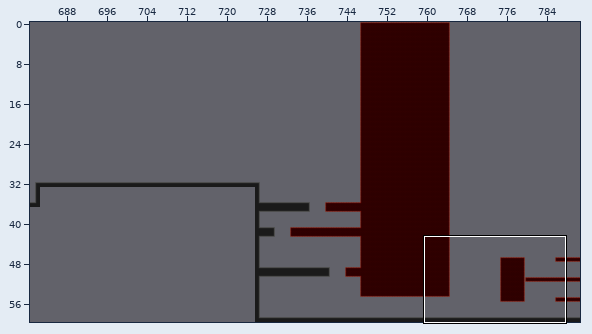
Two versions of a level (Tiled map, Maps/level4_01.tmx). Above: a wide view before the commit, with the close-up outlined.
Close-up. The starting point:
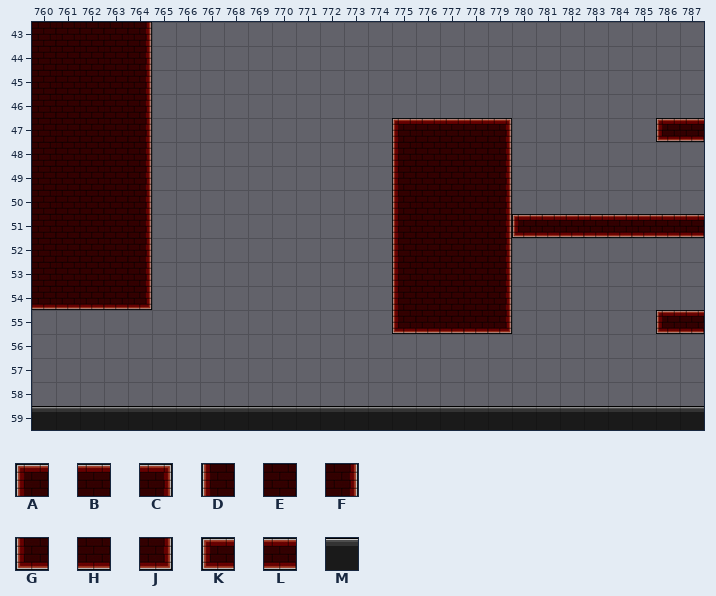
Cells are 32x32 px. Shown: x 760..787, y 43..59. The commit also changed other parts of the map, which this record leaves out.
Key: from "BrickOutside": A 0, B 1, C 2, D 5, E 6, F 7, G 10, H 11, J 12, K 15, L 16; from "TileSet-Pavement": M 1.
_ is an empty cell.
Layer "Tile Layer 1" before, first column x 760:
43 EEEEF_______________________
44 EEEEF_______________________
45 EEEEF_______________________
46 EEEEF_______________________
47 EEEEF__________ABBBC______KL
48 EEEEF__________DEEEF________
49 EEEEF__________DEEEF________
50 EEEEF__________DEEEF________
51 EEEEF__________DEEEFKLLLLLLL
52 EEEEF__________DEEEF________
53 EEEEF__________DEEEF________
54 HHHHJ__________DEEEF________
55 _______________GHHHJ______KL
56 ____________________________
57 ____________________________
58 ____________________________
59 MMMMMMMMMMMMMMMMMMMMMMMMMMMM
Now the later version:
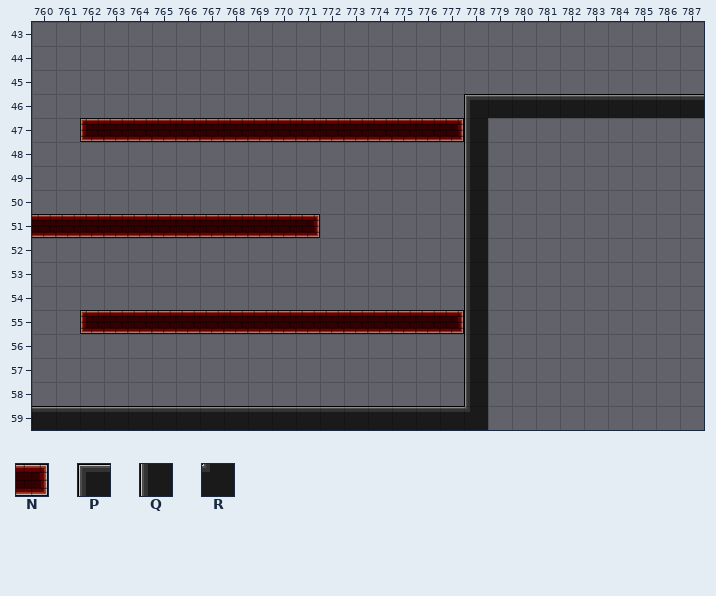
Further tiles: from "BrickOutside": N 17; from "TileSet-Pavement": P 0, Q 5, R 9.
Edits made:
Layer "Tile Layer 1":
y 43..45: x 760..764 EEEEF -> _____
y 46: x 760..764 EEEEF -> _____; x 778..787 __________ -> PMMMMMMMMM
y 47: x 760..779 EEEEF__________ABBBC -> __KLLLLLLLLLLLLLLNQ_; x 786..787 KL -> __
y 48..50: x 760..764 EEEEF -> _____; x 775..779 DEEEF -> ___Q_
y 51: x 760..771 EEEEF_______ -> LLLLLLLLLLLN; x 775..787 DEEEFKLLLLLLL -> ___Q_________
y 52..53: x 760..764 EEEEF -> _____; x 775..779 DEEEF -> ___Q_
y 54: x 760..764 HHHHJ -> _____; x 775..779 DEEEF -> ___Q_
y 55: x 762..779 _____________GHHHJ -> KLLLLLLLLLLLLLLNQ_; x 786..787 KL -> __
y 56..58: x 778 _ -> Q
y 59: x 778..787 MMMMMMMMMM -> R_________
Boxes around the changes in both close-ups, in picture pixels (x1, y1, x2, y2):
changed: (32, 22, 704, 430)
